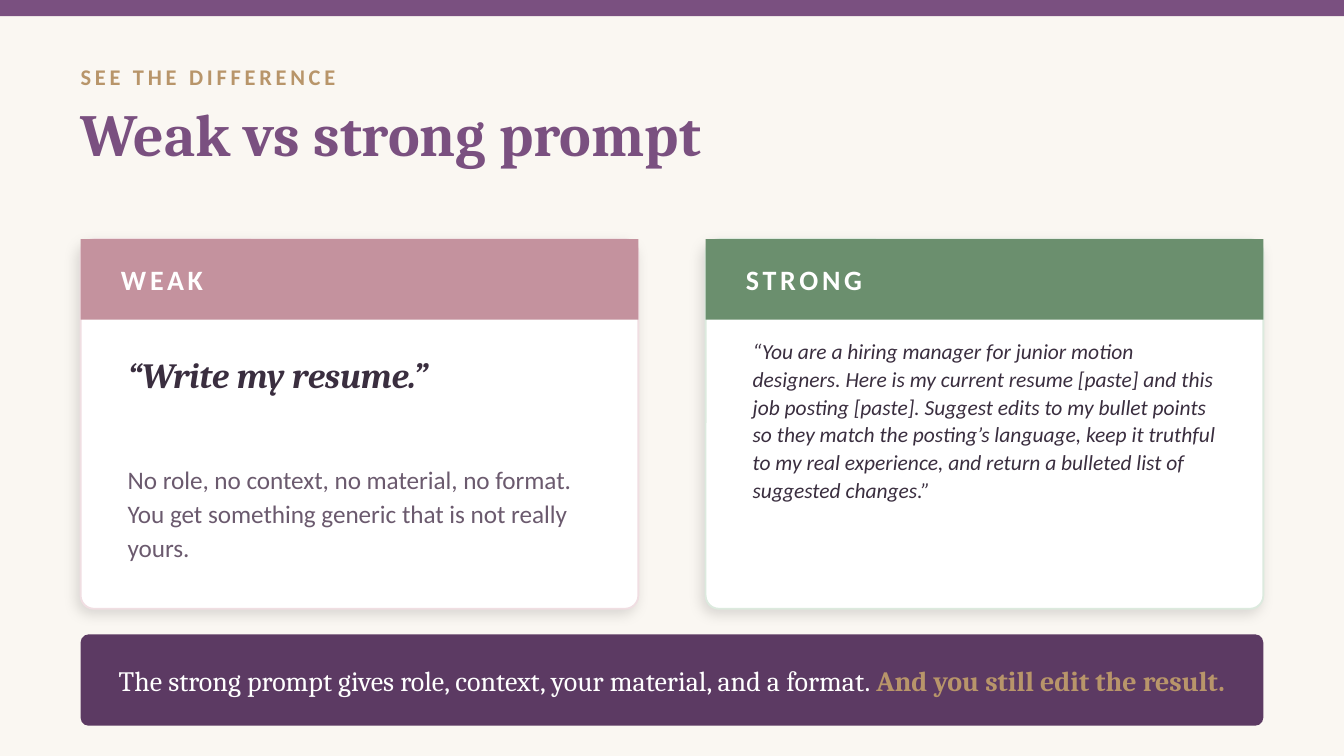
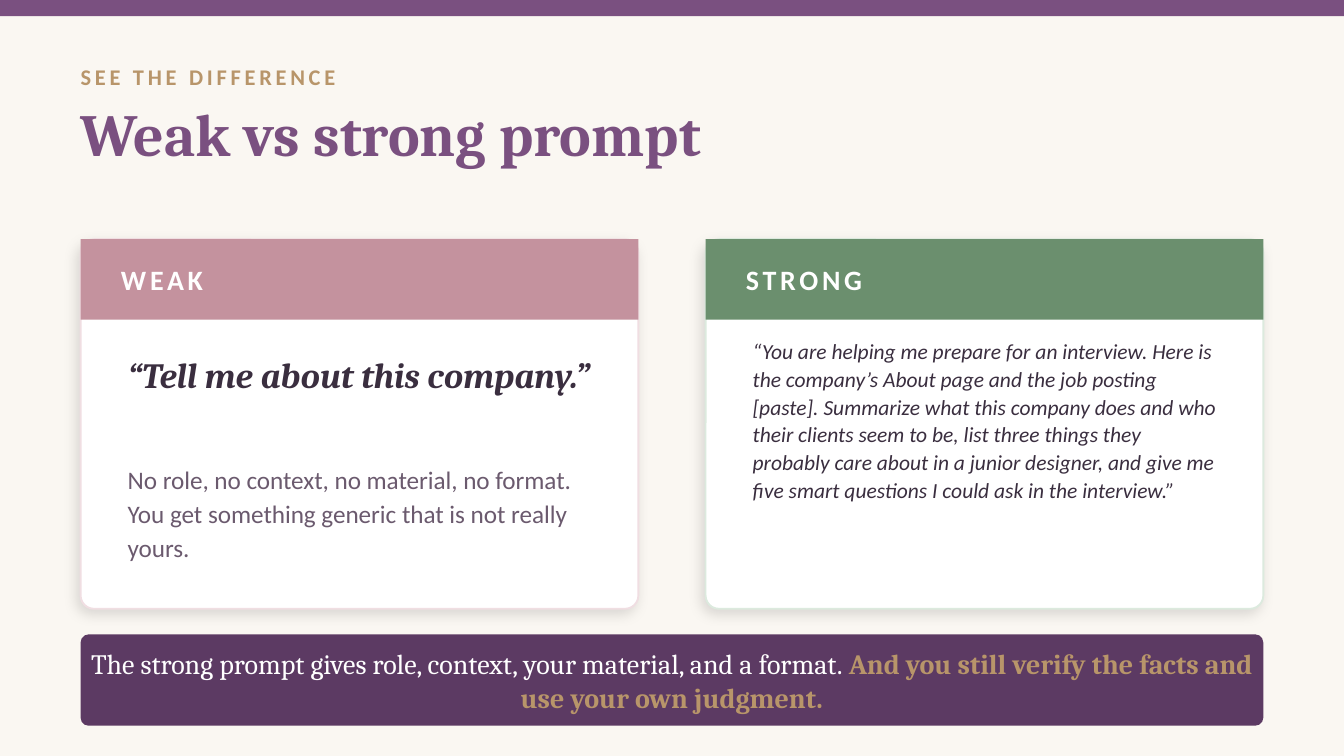
Before and after one commit to singletrackmom/singletrackmom.github.io, a slide deck: slide 6 of canvas/avc248/slides/week-01-ai-foundations.pptx. Drawn at 1344x756 pixels with LibreOffice and Linux fonts; fonts in the diff are those of the drawing. Boxes give left, top, right and bottom in pixels: in the first picture for what was removed or moved away, otherwise in the second. Text is boxed around its words. In the diff, an @@ line names an element or a change of style, - is before the commit and + after.

```diff
--- a/canvas/avc248/slides/week-01-ai-foundations.pptx
+++ b/canvas/avc248/slides/week-01-ai-foundations.pptx
@@ text at [753,343,1215,502]: text changed @@
-“You are a hiring manager for junior motion designers. Here is my current resume [paste] and this job posting [paste]. Suggest edits to my bullet points so they match the posting’s language, keep it truthful to my real experience, and return a bulleted list of suggested changes.”
+“You are helping me prepare for an interview. Here is the company’s About page and the job posting [paste]. Summarize what this company does and who their clients seem to be, list three things they probably care about in a junior designer, and give me five smart questions I could ask in the interview.”
@@ text at [128,363,589,396]: text changed @@
-“Write my resume.”
+“Tell me about this company.”
@@ text at [91,654,1253,714]: text changed @@
-The strong prompt gives role, context, your material, and a format. And you still edit the result.
+The strong prompt gives role, context, your material, and a format. And you still verify the facts and use your own judgment.
```
Also in this commit, not shown: 33 other files.
